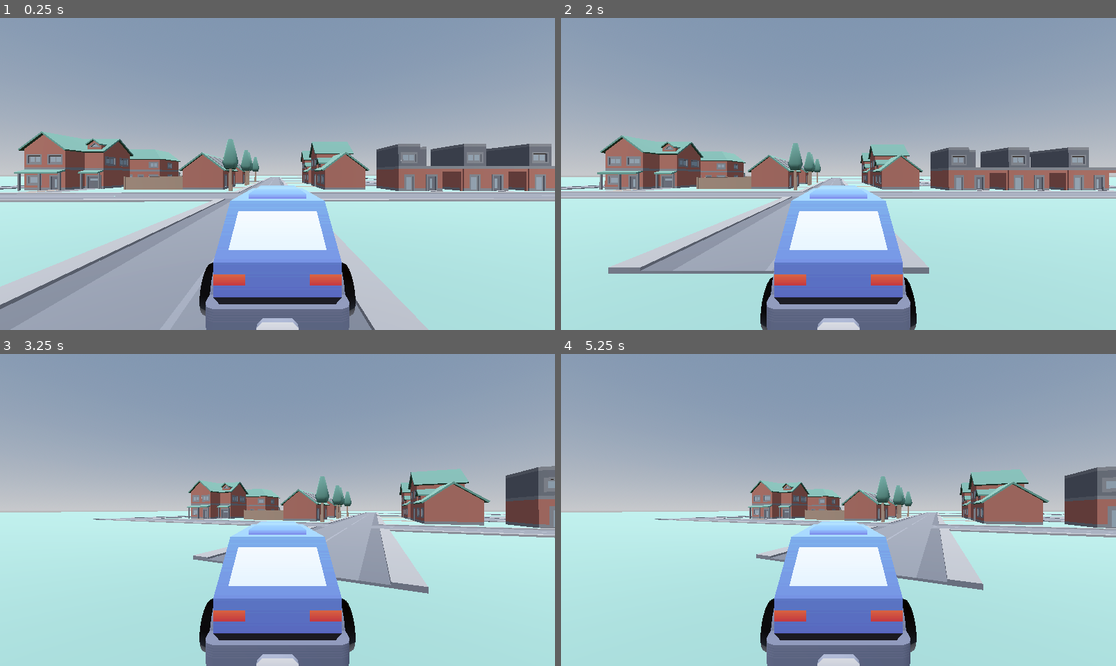
Above: before the commit, frames 1-4 (two rows, left to right).
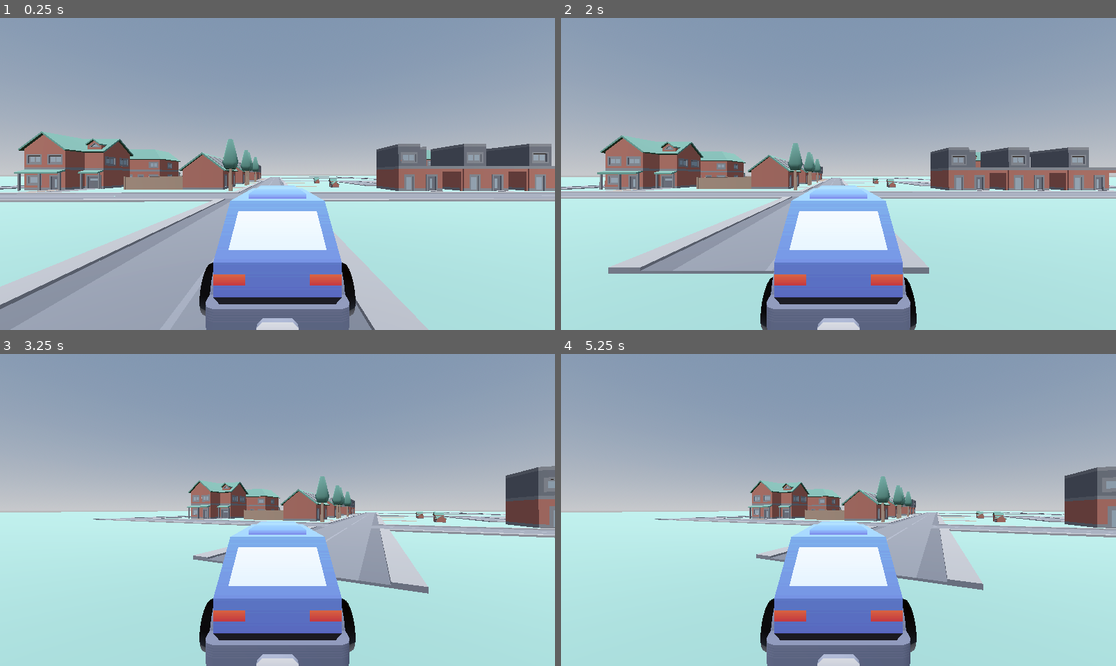
Above: after the commit, the same moments.

Repository: Gameoff-2024/Crazy-Boxes-Inc
Game: Godot game, scene res://scenes/main.tscn
Two runs of this game, one before a commit and one after it. Both use one fixed random seed, a clock stepped at 60 frames per second and the inputs below.
Inputs (mouse positions are in pixels of both pictures, inside the frame that each line leads up to):
- Up to frame 1 (0.25 s): no input
- Up to frame 2 (2 s): move the mouse to (960, 158) at 0.52 s; hold Right (right) 0.53-1.28 s; move the mouse to (727, 189) at 1.27 s; hold Down (down) from 1.28 s (still down)
- Up to frame 3 (3.25 s): move the mouse to (333, 441) at 2.02 s; release Down (down) at 2.03 s; hold Right (right) 2.03-2.78 s; move the mouse to (249, 572) at 2.77 s; hold Up (up) from 2.78 s (still down)
- Up to frame 4 (5.25 s): tap Enter at 3.5, 5 s; move the mouse to (1005, 556) at 3.52 s; release Up (up) at 3.53 s; hold Left (left) 3.53-5.03 s; tap Space at 4.25 s; move the mouse to (672, 463) at 4.27 s; move the mouse to (866, 510) at 5.02 s; hold Down (down) from 5.03 s (still down)

The runs differ from the first frame. In frame 1, 1.6% of the frame differs, in the area x 9-78%, y 39-56%; in frame 2, 1.4%; in frame 3, 2.3%, in the area x 59-89%, y 36-56%; in frame 4, 2.3%.

Commit message:
world map improvements v2

Diff:
--- a/scenes/main.tscn
+++ b/scenes/main.tscn
@@ -18,6 +18,8 @@
 [ext_resource type="PackedScene" uid="uid://cg1mvm0jt44au" path="res://assets/models/houses/house_type03.glb" id="11_v61kq"]
 [ext_resource type="PackedScene" uid="uid://dkmv1bsbm5ppl" path="res://assets/models/houses/SquareHouse.glb" id="12_rsjqq"]
 [ext_resource type="PackedScene" uid="uid://b0b38udnk2k42" path="res://assets/models/houses/path_tilesLong.glb" id="13_my7va"]
+[ext_resource type="PackedScene" uid="uid://f5rkyl77j51c" path="res://assets/models/houses/HugeHouse.glb" id="18_82axu"]
+[ext_resource type="PackedScene" uid="uid://cs366k3u70bsv" path="res://assets/models/houses/LongSquareHouse.glb" id="19_ny0qy"]
 
 [sub_resource type="ProceduralSkyMaterial" id="ProceduralSkyMaterial_slcvf"]
 sky_horizon_color = Color(0.64625, 0.65575, 0.67075, 1)
@@ -46,6 +48,8 @@
 [node name="Floor" parent="WorldMap" instance=ExtResource("1_ryhdv")]
 
 [node name="Roads" type="Node3D" parent="WorldMap"]
+transform = Transform3D(1, 0, 0, 0, 1, 0, 0, 0, 1, -0.000892639, -0.0355873, 0.0359325)
+top_level = true
 metadata/_edit_lock_ = true
 
 [node name="road_crossroad2" parent="WorldMap/Roads" instance=ExtResource("2_i5ta1")]
@@ -408,27 +412,30 @@
 transform = Transform3D(1, 0, 0, 0, 1, 0, 0, 0, 1, 11, 0, 38.5)
 
 [node name="tile_low2" parent="WorldMap/Roads" instance=ExtResource("8_ewcxm")]
-transform = Transform3D(1, 0, 0, 0, 1, 0, 0, 0, 1, 33.0009, 0.000587311, 27.4641)
+transform = Transform3D(1, 0, 0, 0, 1, 0, 0, 0, 1, 33, 0.001, 27.5)
 
 [node name="tile_low6" parent="WorldMap/Roads" instance=ExtResource("8_ewcxm")]
-transform = Transform3D(1, 0, 0, 0, 1, 0, 0, 0, 1, 33.0009, 0.000587311, 32.9641)
+transform = Transform3D(1, 0, 0, 0, 1, 0, 0, 0, 1, 33, 0.001, 33)
 
 [node name="tile_low8" parent="WorldMap/Roads" instance=ExtResource("8_ewcxm")]
 transform = Transform3D(1, 0, 0, 0, 1, 0, 0, 0, 1, 33.0009, 0.000587311, 32.9641)
 
 [node name="tile_low7" parent="WorldMap/Roads" instance=ExtResource("8_ewcxm")]
-transform = Transform3D(1, 0, 0, 0, 1, 0, 0, 0, 1, 38.5009, 0.000587311, 32.9641)
+transform = Transform3D(1, 0, 0, 0, 1, 0, 0, 0, 1, 38.5, 0.001, 33)
 
 [node name="tile_low4" parent="WorldMap/Roads" instance=ExtResource("8_ewcxm")]
-transform = Transform3D(1, 0, 0, 0, 1, 0, 0, 0, 1, 38.5009, 0.000587311, 27.4641)
+transform = Transform3D(1, 0, 0, 0, 1, 0, 0, 0, 1, 38.5, 0.001, 27.5)
 
 [node name="tile_low5" parent="WorldMap/Roads" instance=ExtResource("8_ewcxm")]
-transform = Transform3D(1, 0, 0, 0, 1, 0, 0, 0, 1, 38.5009, 0.000587311, 21.9641)
+transform = Transform3D(1, 0, 0, 0, 1, 0, 0, 0, 1, 38.5, 0.001, 22)
 
 [node name="tile_low3" parent="WorldMap/Roads" instance=ExtResource("8_ewcxm")]
-transform = Transform3D(1, 0, 0, 0, 1, 0, 0, 0, 1, 33.0009, 0.000587311, 21.9641)
+transform = Transform3D(1, 0, 0, 0, 1, 0, 0, 0, 1, 33, 0.001, 22)
 
 [node name="Houses" type="Node3D" parent="WorldMap"]
+transform = Transform3D(1, 0, 0, 0, 1, 0, 0, 0, 1, -0.000892639, -0.0355873, 0.0359325)
+top_level = true
+metadata/_edit_lock_ = true
 
 [node name="House1" type="Node3D" parent="WorldMap/Houses"]
 transform = Transform3D(1, 0, 0, 0, 1, 0, 0, 0, 1, 1, 0, 0)
@@ -538,5 +545,35 @@
 [node name="path_tilesLong2" parent="WorldMap/Houses/SquareHouse3" instance=ExtResource("13_my7va")]
 transform = Transform3D(1, 0, 0, 0, 1, 0, 0, 0, 1, 0.00284386, -4.76837e-07, 3.15662)
 
+[node name="HugeHouse" parent="WorldMap/Houses" instance=ExtResource("18_82axu")]
+transform = Transform3D(-4.37114e-08, 0, 1, 0, 1, 0, -1, 0, -4.37114e-08, 35.75, 0.1, 27.5)
+
+[node name="LongSquareHouse" parent="WorldMap/Houses" instance=ExtResource("19_ny0qy")]
+transform = Transform3D(0.999919, 0, -0.0127406, 0, 1, 0, 0.0127406, 0, 0.999919, 52, 0, -6.98094)
+
+[node name="driveway_long2" parent="WorldMap/Houses/LongSquareHouse" instance=ExtResource("11_78twi")]
+transform = Transform3D(0.999919, 0, 0.0127406, 0, 1, 0, -0.0127406, 0, 0.999919, 2.09664, 0, 3.10918)
+
+[node name="path_long2" parent="WorldMap/Houses/LongSquareHouse" instance=ExtResource("4_12121")]
+transform = Transform3D(0.99992, 0, 0.0127406, 0, 1, 0, -0.0127406, 0, 0.99992, -2.192, 0, 3.117)
+
+[node name="LongSquareHouse2" parent="WorldMap/Houses" instance=ExtResource("19_ny0qy")]
+transform = Transform3D(0.999919, 0, -0.0127406, 0, 1, 0, 0.0127406, 0, 0.999919, 60, 0, -7)
+
+[node name="driveway_long2" parent="WorldMap/Houses/LongSquareHouse2" instance=ExtResource("11_78twi")]
+transform = Transform3D(0.999919, 0, 0.0127406, 0, 1, 0, -0.0127406, 0, 0.999919, 2.09664, 0, 3.10918)
+
+[node name="path_long2" parent="WorldMap/Houses/LongSquareHouse2" instance=ExtResource("4_12121")]
+transform = Transform3D(0.99992, 0, 0.0127406, 0, 1, 0, -0.0127406, 0, 0.99992, -2.192, 0, 3.117)
+
+[node name="LongSquareHouse3" parent="WorldMap/Houses" instance=ExtResource("19_ny0qy")]
+transform = Transform3D(0.999919, 0, -0.0127406, 0, 1, 0, 0.0127406, 0, 0.999919, 68, 0, -7)
+
+[node name="driveway_long2" parent="WorldMap/Houses/LongSquareHouse3" instance=ExtResource("11_78twi")]
+transform = Transform3D(0.999919, 0, 0.0127406, 0, 1, 0, -0.0127406, 0, 0.999919, 2.09664, 0, 3.10918)
+
+[node name="path_long2" parent="WorldMap/Houses/LongSquareHouse3" instance=ExtResource("4_12121")]
+transform = Transform3D(0.99992, 0, 0.0127406, 0, 1, 0, -0.0127406, 0, 0.99992, -2.192, 0, 3.117)
+
 [node name="Player" parent="." instance=ExtResource("4_mkejn")]
 transform = Transform3D(-4.37114e-08, 0, 1, 0, 1, 0, -1, 0, -4.37114e-08, -1.25705, 0, 1.23583)
Renamed: assets/models/houses/house_type06.glb -> assets/models/houses/HugeHouse.glb
Not shown, changed: assets/models/houses/HugeHouse.glb.import
Renamed: assets/models/houses/house_type20.glb -> assets/models/houses/LongSquareHouse.glb
Not shown, changed: assets/models/houses/LongSquareHouse.glb.import
Not shown: 1 places in scenes/main.tscn that only renumber resources
